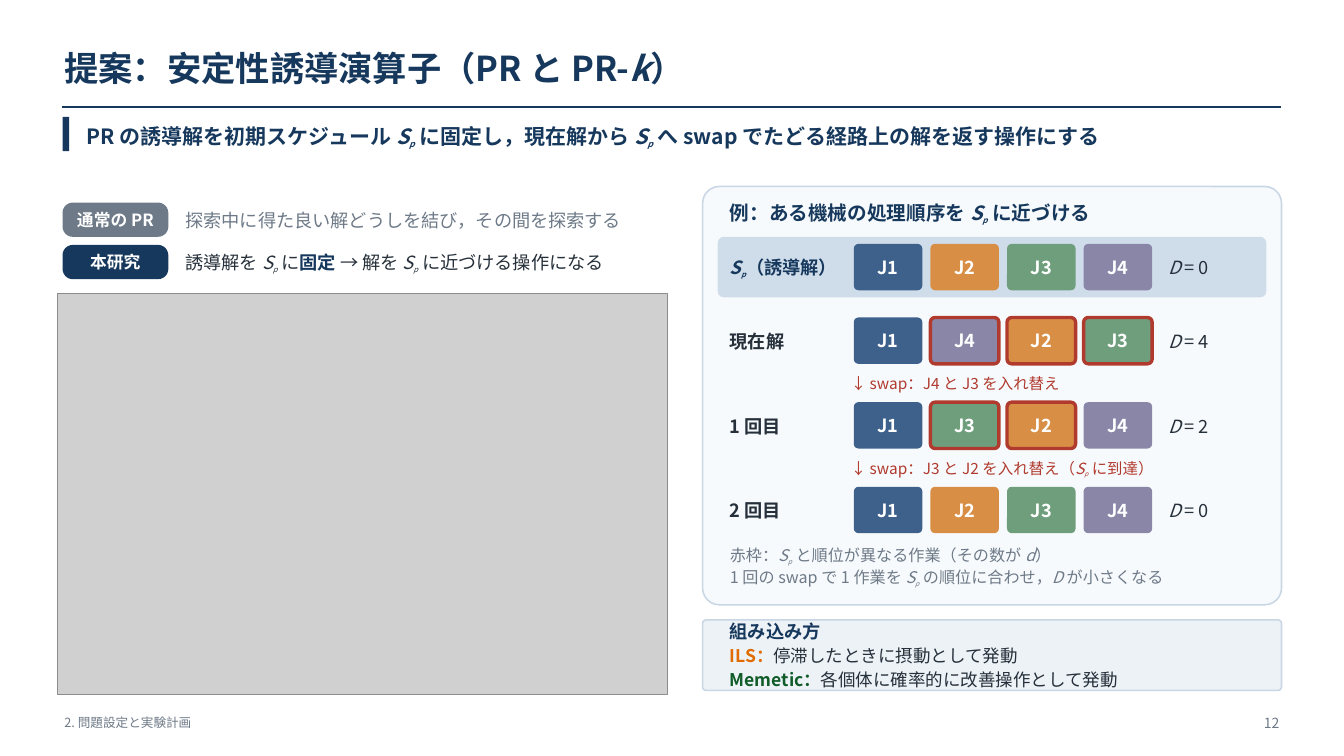
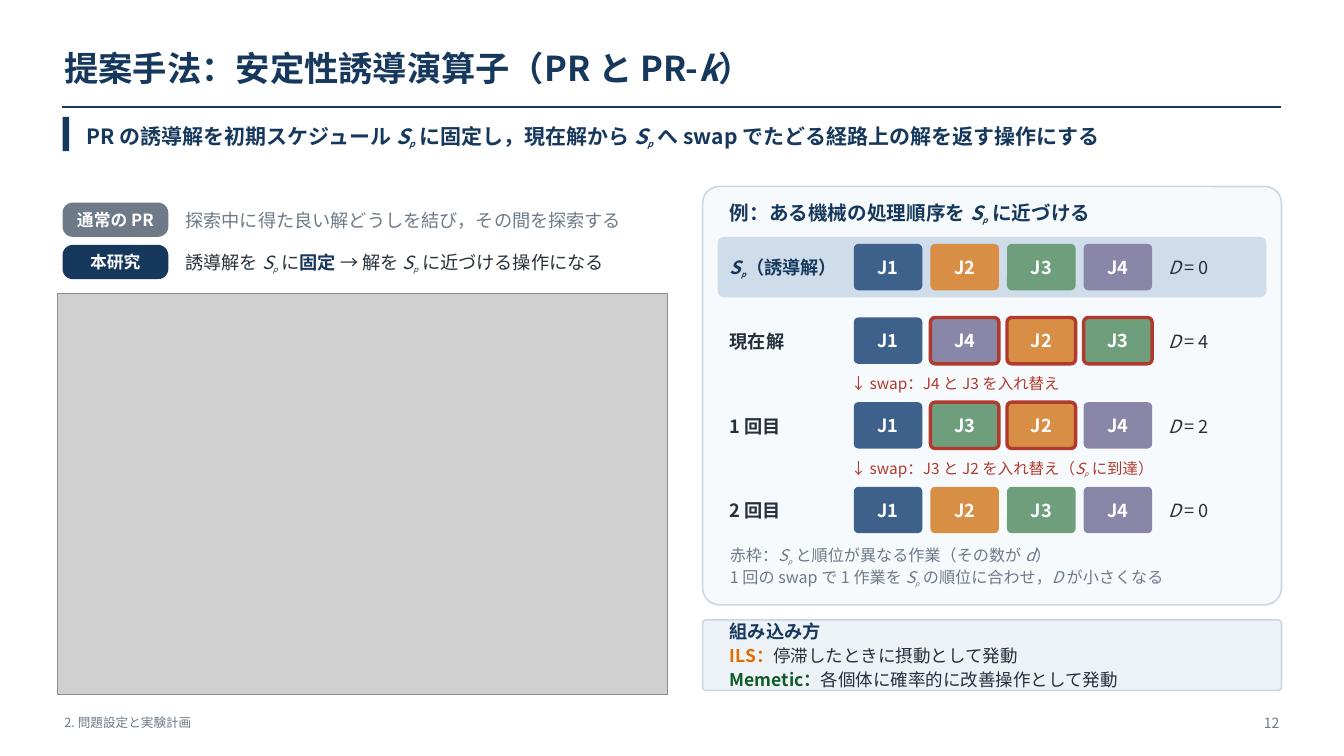
Before and after one commit to kitotakumi/stability_scheduling, a slide deck: slide 12 of doc/presentation_materials/JIMA2026fall_発表.pptx. Drawn at 1344x756 pixels with LibreOffice and Linux fonts; fonts in the diff are those of the drawing; grey boxes stand for pictures. Boxes give left, top, right and bottom in pixels: in the first picture for what was removed or moved away, otherwise in the second. Text is boxed around its words. In the diff, an @@ line names an element or a change of style, - is before the commit and + after.

```diff
--- a/doc/presentation_materials/JIMA2026fall_発表.pptx
+++ b/doc/presentation_materials/JIMA2026fall_発表.pptx
@@ text at [64,51,719,85]: text changed @@
-提案：安定性誘導演算子（PR と PR-k）
+提案手法：安定性誘導演算子（PR と PR-k）
```
Also in this commit, not shown: 3 other slides changed, 4 other files.
